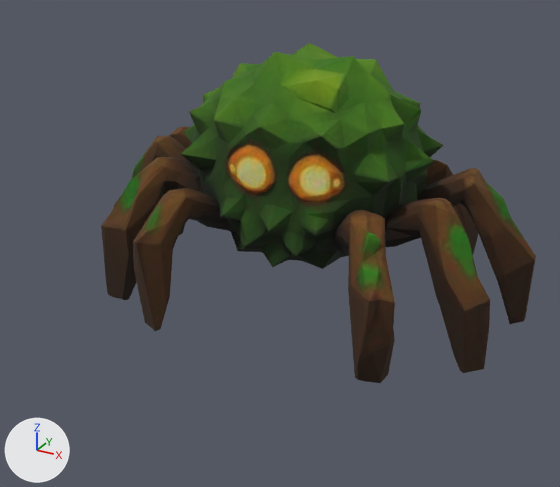
One commit to the glTF model ecorce/modeles/m_araignee_de_mousse.glb: the scene before it, then after it.
Rendered twice from a 50 mm camera at (0.749, -1.475, 0.582) aimed at (0.029, -0.166, -0.072). Arrows for +X, +Y and +Z are at lower left; the lights stay in place. The first picture is the older version. Vertices at exactly the same position are counted once.

Before the edit, the objects in view are built like this:
```python
me_geometry_0 = bpy.data.meshes.new('geometry_0')
me_geometry_0.from_pydata(...)  # 1502 vertices, 2999 faces; spans x -1.0..1.0, y -0.71..0.71, z -0.62..0.62
me_geometry_0.materials.append(mat_material_0)  # picture img_image_0
ob_geometry_0 = bpy.data.objects.new('geometry_0', me_geometry_0)
ob_geometry_0.location = (0.002, 0.0, -0.003)
ob_geometry_0.scale = (0.498, 0.498, 0.498)
```
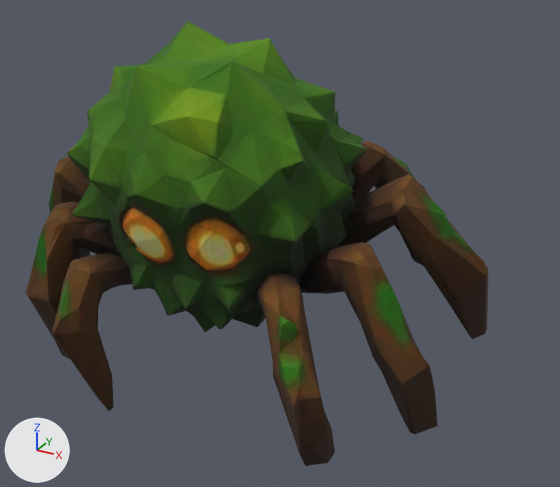
The newer file adds a shape key; the second version is drawn at full value of the shape key 'frappe' of 'geometry_0', and the change is written as the vertex moves it makes.

What differs and where, as boxes [x1, y1, x2, y2] in the pictures (560 x 487 px):
'geometry_0', reshaped, moved, rescaled (6% wider, 31% taller)
    before: [101, 43, 536, 383]
    after: [25, 21, 488, 466]

Diff of the bpy script that builds the scene:
```diff
--- a/ecorce/modeles/m_araignee_de_mousse.glb.py
+++ b/ecorce/modeles/m_araignee_de_mousse.glb.py
@@ me_geometry_0 @@
 # used by ob_geometry_0; location = (0.002, 0.0, -0.003); scale = (0.498, 0.498, 0.498)
-me_geometry_0.from_pydata(...)  # 1502 vertices, 2999 faces; spans x -1.0..1.0, y -0.71..0.71, z -0.62..0.62
+me_geometry_0.from_pydata(...)  # 1502 vertices, 2999 faces; spans x -0.65..0.65, y -0.56..0.45, z -0.02..1.0
+# me_geometry_0 part 1: the whole mesh is multiplied about its middle by the matrix ((0.654, 0.0, 0.0), (0.0, 0.607, -0.295), (0.0, 0.243, 0.739)), then moved by (0.0, -0.15, 0.51)
 me_geometry_0.materials.append(mat_material_0)
@@ ob_geometry_0 @@
 ob_geometry_0 = bpy.data.objects.new('geometry_0', me_geometry_0)
-ob_geometry_0.location = (0.002, 0.0, -0.003)
-ob_geometry_0.scale = (0.498, 0.498, 0.498)
+ob_geometry_0.location = (0.002, -0.213, -0.318)
+ob_geometry_0.scale = (0.713, 0.713, 0.713)
```
